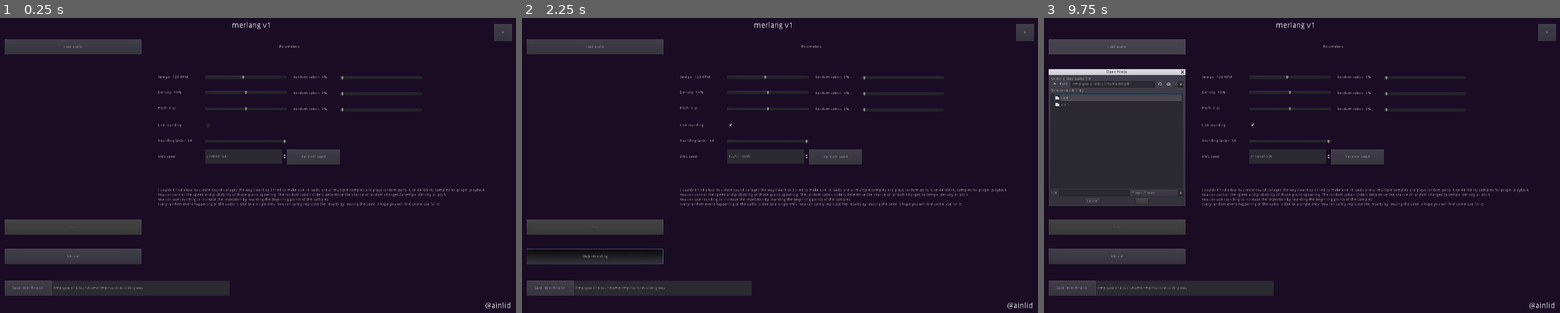
Above: before the commit, frames 1-3 (left to right).
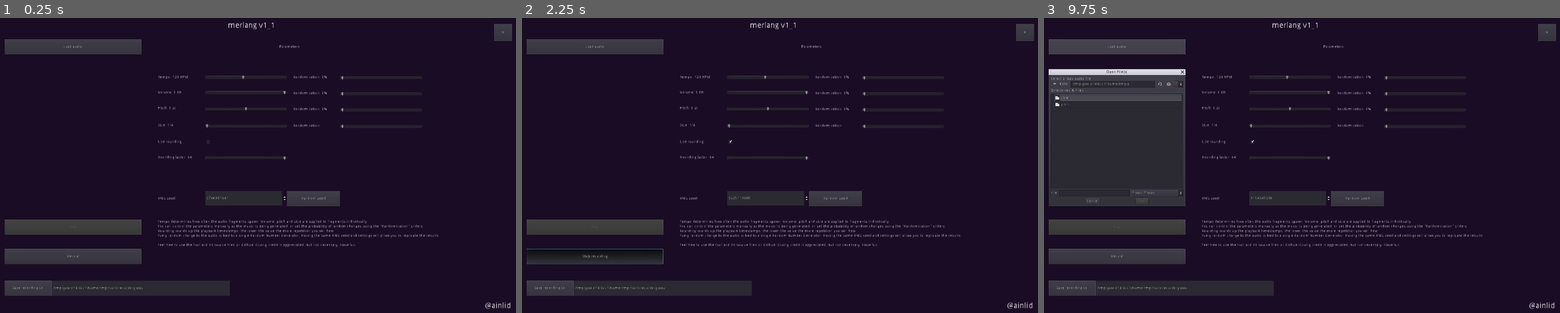
Above: after the commit, the same moments.

Repository: Ainlid/merlang
Game: Godot game, scene res://core/core.tscn
Same seed, same stepped clock (60 frames per second), same inputs: the game is played once before the commit and once after it.
Inputs (mouse positions are in pixels of both pictures, inside the frame that each line leads up to; where the layout moved, square brackets give the same spot in the first picture):
- Up to frame 1 (0.25 s): no input
- Up to frame 2 (2.25 s): click (733, 141) [733, 124] at 0.5 s; click "Random seed" at 1.25 s; click "Record" at 2 s
- Up to frame 3 (9.75 s): click "Stop recording" at 2.75 s; click (1255, 141) [1255, 124] at 3.5 s; click "Random seed" at 4.25 s; click "Record" at 5 s; click "Stop recording" at 5.75 s; click (1255, 141) [1255, 124] at 6.5 s; click "Random seed" at 7.25 s; click "Record" at 8 s; click "Stop recording" at 8.75 s; click "Load audio" at 9.5 s

The runs differ from the first frame. In frame 1, 3.9% of the frame differs, in the area x 30-94%, y 1-78%; in frame 2, 3.9%; in frame 3, 3.9%, in the area x 16-94%, y 1-78%.

Commit message:
improvements, volume over density

Diff:
--- a/core/core.gd
+++ b/core/core.gd
@@ -14,38 +14,46 @@
 var rng_seed
 
 var grain = preload("res://grain/grain.tscn")
-var density = 50.0
+var volume = 0.0
 var size_min = 1
 var size_max = 4
 var pitch = 0
+var size = 0
 
 var use_rounding = false
 var rounding = 16.0
 
 var tempo_random = 0.0
-var density_random = 0.0
+var volume_random = 0.0
 var pitch_random = 0.0
+var size_random = 0.0
 
 onready var tempo_label = $interface/tempo_label
 onready var tempo_slider = $interface/tempo_slider
 
-onready var density_label = $interface/density_label
-onready var density_slider = $interface/density_slider
+onready var volume_label = $interface/volume_label
+onready var volume_slider = $interface/volume_slider
 
 onready var pitch_label = $interface/pitch_label
 onready var pitch_slider = $interface/pitch_slider
 
+onready var size_label = $interface/size_label
+onready var size_slider = $interface/size_slider
+
 onready var rounding_label = $interface/rounding_label
 onready var rounding_slider = $interface/rounding_slider
 
 onready var tempo_random_label = $interface/tempo_random_label
 onready var tempo_random_slider = $interface/tempo_random_slider
 
-onready var density_random_label = $interface/density_random_label
-onready var density_random_slider = $interface/density_random_slider
+onready var volume_random_label = $interface/volume_random_label
+onready var volume_random_slider = $interface/volume_random_slider
 
 onready var pitch_random_label = $interface/pitch_random_label
 onready var pitch_random_slider = $interface/pitch_random_slider
+
+onready var size_random_label = $interface/size_random_label
+onready var size_random_slider = $interface/size_random_slider
 
 onready var seed_box = $interface/seed_box
 
@@ -61,11 +69,12 @@
 	rng = RandomNumberGenerator.new()
 
 	_set_tempo(120.0)
-	_set_density(50.0)
+	_set_volume(0.0)
 	_set_pitch(0)
+	_set_size(1)
 
 	_set_tempo_random(0.0)
-	_set_density_random(0.0)
+	_set_volume_random(0.0)
 	_set_pitch_random(0.0)
 
 	_set_rounding(64.0)
@@ -87,32 +96,42 @@
 	seed_box.value = new_seed
 
 func _set_tempo(value):
+	tempo = value
 	interval = 60.0 / tempo
 	timer_beat.wait_time = interval
 	tempo_slider.value = value
 	tempo_label.text = "Tempo: " + str(round(value)) + " BPM"
 
-func _set_density(value):
-	density = value
-	density_slider.value = value
-	density_label.text = "Density: " + str(round(value)) + "%"
+func _set_volume(value):
+	volume = value
+	volume_slider.value = value
+	volume_label.text = "Volume: " + str(round(value)) + " dB"
 
 func _set_pitch(value):
 	pitch = value
 	pitch_slider.value = value
 	pitch_label.text = "Pitch: " + str(round(value)) + " st"
 
+func _set_size(value):
+	size = value
+	size_slider.value = value
+	size_label.text = "Size: " + str(round(value)) + "/4"
+
 func _set_tempo_random(value):
 	tempo_random = value
 	tempo_random_label.text = "Randomization: " + str(value) + "%"
 
-func _set_density_random(value):
-	density_random = value
-	density_random_label.text = "Randomization: " + str(value) + "%"
+func _set_volume_random(value):
+	volume_random = value
+	volume_random_label.text = "Randomization: " + str(value) + "%"
 
 func _set_pitch_random(value):
 	pitch_random = value
 	pitch_random_label.text = "Randomization: " + str(value) + "%"
+
+func _set_size_random(value):
+	size_random = value
+	size_random_label.text = "Randomization: " + str(value) + "%"
 
 func _toggle_rounding(toggled):
 	if toggled:
@@ -186,32 +205,35 @@
 		var new_tempo = rng.randi_range(50, 200)
 		_set_tempo(new_tempo)
 
-	var density_rand_chance = rng.randf() * 100.0
-	if density_rand_chance < density_random:
-		var new_density = rng.randf() * 100.0
-		_set_density(new_density)
+	var volume_rand_chance = rng.randf() * 100.0
+	if volume_rand_chance < volume_random:
+		var new_volume = rng.randf_range(-12.0, 0.0)
+		_set_volume(new_volume)
 
 	var pitch_rand_chance = rng.randf() * 100.0
 	if pitch_rand_chance < pitch_random:
 		var new_pitch = rng.randi_range(-6, 6)
 		_set_pitch(new_pitch)
 
+	var size_rand_chance = rng.randf() * 100.0
+	if size_rand_chance < size_random:
+		var new_size = rng.randi_range(1, 4)
+		_set_size(new_size)
+
 func _spawn_grain():
 	var spawn_chance = rng.randf() * 100.0
-	if spawn_chance < density:
-		var new_grain = grain.instance()
-		add_child(new_grain)
-		var sample_id = rng.randi_range(0, samples.size() - 1)
-		var curr_sample = samples[sample_id]
-		var new_offset
-		if use_rounding:
-			new_offset = curr_sample.get_length() / rounding * rng.randi_range(0, rounding)
-		else:
-			new_offset = rng.randf_range(0.0, curr_sample.get_length())
-		var new_pitch = pitch
-		new_pitch = pow(2.0, new_pitch / 12.0)
-		var new_size = interval * rng.randi_range(size_min, size_max)
-		new_grain._grain_play(curr_sample, new_offset, new_pitch, new_size)
+	var new_grain = grain.instance()
+	add_child(new_grain)
+	var sample_id = rng.randi_range(0, samples.size() - 1)
+	var curr_sample = samples[sample_id]
+	var new_offset
+	if use_rounding:
+		new_offset = curr_sample.get_length() / rounding * rng.randi_range(0, rounding)
+	else:
+		new_offset = rng.randf_range(0.0, curr_sample.get_length())
+	var new_pitch = pow(2.0, pitch / 12.0)
+	var new_size = interval * size
+	new_grain._grain_play(curr_sample, new_offset, new_pitch, new_size, volume)
 
 func _quit_pressed():
 	get_tree().quit()
--- a/core/core.tscn
+++ b/core/core.tscn
@@ -30,7 +30,7 @@
 margin_right = 960.0
 margin_bottom = 41.0
 rect_scale = Vector2( 2, 2 )
-text = "merlang v1"
+text = "merlang v1_1"
 align = 1
 __meta__ = {
 "_edit_use_anchors_": false
@@ -123,22 +123,23 @@
 "_edit_use_anchors_": false
 }
 
-[node name="density_slider" type="HSlider" parent="interface"]
+[node name="volume_slider" type="HSlider" parent="interface"]
 margin_left = 791.0
 margin_top = 246.042
 margin_right = 1087.0
 margin_bottom = 302.042
-value = 50.0
-__meta__ = {
-"_edit_use_anchors_": false
-}
-
-[node name="density_label" type="Label" parent="interface"]
+min_value = -12.0
+max_value = 0.0
+__meta__ = {
+"_edit_use_anchors_": false
+}
+
+[node name="volume_label" type="Label" parent="interface"]
 margin_left = 621.0
 margin_top = 246.042
 margin_right = 746.0
 margin_bottom = 302.042
-text = "Density: "
+text = "Volume: "
 valign = 1
 __meta__ = {
 "_edit_use_anchors_": false
@@ -161,6 +162,29 @@
 margin_right = 746.0
 margin_bottom = 358.042
 text = "Pitch: "
+valign = 1
+__meta__ = {
+"_edit_use_anchors_": false
+}
+
+[node name="size_slider" type="HSlider" parent="interface"]
+margin_left = 791.0
+margin_top = 366.0
+margin_right = 1087.0
+margin_bottom = 422.0
+min_value = 1.0
+max_value = 4.0
+value = 1.0
+__meta__ = {
+"_edit_use_anchors_": false
+}
+
+[node name="size_label" type="Label" parent="interface"]
+margin_left = 621.0
+margin_top = 364.0
+margin_right = 746.0
+margin_bottom = 420.0
+text = "Size: "
 valign = 1
 __meta__ = {
 "_edit_use_anchors_": false
@@ -186,7 +210,7 @@
 "_edit_use_anchors_": false
 }
 
-[node name="density_random_slider" type="HSlider" parent="interface"]
+[node name="volume_random_slider" type="HSlider" parent="interface"]
 margin_left = 1280.0
 margin_top = 250.0
 margin_right = 1576.0
@@ -195,7 +219,7 @@
 "_edit_use_anchors_": false
 }
 
-[node name="density_random_label" type="Label" parent="interface"]
+[node name="volume_random_label" type="Label" parent="interface"]
 margin_left = 1110.0
 margin_top = 248.0
 margin_right = 1235.0
@@ -226,20 +250,40 @@
 "_edit_use_anchors_": false
 }
 
+[node name="size_random_slider" type="HSlider" parent="interface"]
+margin_left = 1280.0
+margin_top = 368.0
+margin_right = 1576.0
+margin_bottom = 424.0
+__meta__ = {
+"_edit_use_anchors_": false
+}
+
+[node name="size_random_label" type="Label" parent="interface"]
+margin_left = 1110.0
+margin_top = 366.0
+margin_right = 1235.0
+margin_bottom = 422.0
+text = "Randomization: "
+valign = 1
+__meta__ = {
+"_edit_use_anchors_": false
+}
+
 [node name="rounding_toggle" type="CheckBox" parent="interface"]
 margin_left = 791.0
-margin_top = 364.0
+margin_top = 424.0
 margin_right = 828.0
-margin_bottom = 420.0
+margin_bottom = 480.0
 __meta__ = {
 "_edit_use_anchors_": false
 }
 
 [node name="rounding_toggle_label" type="Label" parent="interface"]
 margin_left = 621.0
-margin_top = 364.0
-margin_right = 746.0
-margin_bottom = 420.0
+margin_top = 424.0
+margin_right = 746.0
+margin_bottom = 480.0
 text = "Use rounding: "
 valign = 1
 __meta__ = {
@@ -248,9 +292,9 @@
 
 [node name="rounding_slider" type="HSlider" parent="interface"]
 margin_left = 791.0
-margin_top = 422.0
-margin_right = 1087.0
-margin_bottom = 478.0
+margin_top = 482.0
+margin_right = 1087.0
+margin_bottom = 538.0
 min_value = 2.0
 max_value = 16.0
 value = 16.0
@@ -260,9 +304,9 @@
 
 [node name="rounding_label" type="Label" parent="interface"]
 margin_left = 621.0
-margin_top = 420.0
-margin_right = 746.0
-margin_bottom = 476.0
+margin_top = 480.0
+margin_right = 746.0
+margin_bottom = 536.0
 text = "Rounding factor: "
 valign = 1
 __meta__ = {
@@ -271,9 +315,9 @@
 
 [node name="seed_box" type="SpinBox" parent="interface"]
 margin_left = 791.0
-margin_top = 478.0
-margin_right = 1087.0
-margin_bottom = 532.0
+margin_top = 629.321
+margin_right = 1087.0
+margin_bottom = 683.321
 max_value = 1e+10
 __meta__ = {
 "_edit_use_anchors_": false
@@ -281,9 +325,9 @@
 
 [node name="seed_label" type="Label" parent="interface"]
 margin_left = 621.0
-margin_top = 478.0
-margin_right = 746.0
-margin_bottom = 534.0
+margin_top = 629.321
+margin_right = 746.0
+margin_bottom = 685.321
 text = "RNG seed: "
 valign = 1
 __meta__ = {
@@ -292,23 +336,25 @@
 
 [node name="seed_random_button" type="Button" parent="interface"]
 margin_left = 1087.0
-margin_top = 478.0
+margin_top = 629.321
 margin_right = 1280.0
-margin_bottom = 534.0
+margin_bottom = 685.321
 text = "Random seed"
 __meta__ = {
 "_edit_use_anchors_": false
 }
 
 [node name="info" type="Label" parent="interface"]
-margin_left = 621.0
-margin_top = 620.0
-margin_right = 1817.0
-margin_bottom = 695.0
-text = "I couldn't find a tool to create sound collages the way I want so I tried to make one. it loads one or multiple samples and plays random parts. Use 44100 Hz samples for proper playback.
-You can control the speed and probability of those grains spawning. The randomization sliders determine the chance of random changes to tempo, density or pitch.
-You can use rounding to increase the repetition by rounding the beginning points of the samples.
-Every random event happening to the audio is tied to a single RNG. You can safely replicate the results by reusing the seed. I hope you will find some use for it!"
+margin_left = 620.0
+margin_top = 734.321
+margin_right = 1816.0
+margin_bottom = 816.321
+text = "Tempo determines how often the audio fragments spawn. Volume, pitch and size are applied to fragments individually.
+You can control the parameters manually as the music is being generated, or set the probability of random changes using the \"Randomization\" sliders.
+Rounding rounds up the playback timestamps, the lower the value the more repetition you will hear.
+Every random change to the audio is tied to a single Random Number Generator. Having the same RNG seed and settings will allow you to replicate the results.
+
+Feel free to use the tool and its source files on Github! Giving credit is appreciated, but not necessary. Have fun!"
 __meta__ = {
 "_edit_use_anchors_": false
 }
@@ -362,11 +408,13 @@
 [connection signal="files_selected" from="interface/file_dialog" to="." method="_files_selected"]
 [connection signal="pressed" from="interface/play_button" to="." method="_play_pressed"]
 [connection signal="value_changed" from="interface/tempo_slider" to="." method="_set_tempo"]
-[connection signal="value_changed" from="interface/density_slider" to="." method="_set_density"]
+[connection signal="value_changed" from="interface/volume_slider" to="." method="_set_volume"]
 [connection signal="value_changed" from="interface/pitch_slider" to="." method="_set_pitch"]
+[connection signal="value_changed" from="interface/size_slider" to="." method="_set_size"]
 [connection signal="value_changed" from="interface/tempo_random_slider" to="." method="_set_tempo_random"]
-[connection signal="value_changed" from="interface/density_random_slider" to="." method="_set_density_random"]
+[connection signal="value_changed" from="interface/volume_random_slider" to="." method="_set_volume_random"]
 [connection signal="value_changed" from="interface/pitch_random_slider" to="." method="_set_pitch_random"]
+[connection signal="value_changed" from="interface/size_random_slider" to="." method="_set_size_random"]
 [connection signal="toggled" from="interface/rounding_toggle" to="." method="_toggle_rounding"]
 [connection signal="value_changed" from="interface/rounding_slider" to="." method="_set_rounding"]
 [connection signal="value_changed" from="interface/seed_box" to="." method="_set_seed"]
--- a/grain/grain.gd
+++ b/grain/grain.gd
@@ -3,9 +3,10 @@
 onready var audio = $audio
 onready var timer_delete = $timer_delete
 
-func _grain_play(sample, offset, pitch, size):
+func _grain_play(sample, offset, pitch, size, volume):
 	audio.stream = sample
 	audio.pitch_scale = pitch
+	audio.volume_db = volume
 	audio.play(offset)
 	timer_delete.wait_time = size
 	timer_delete.start()
